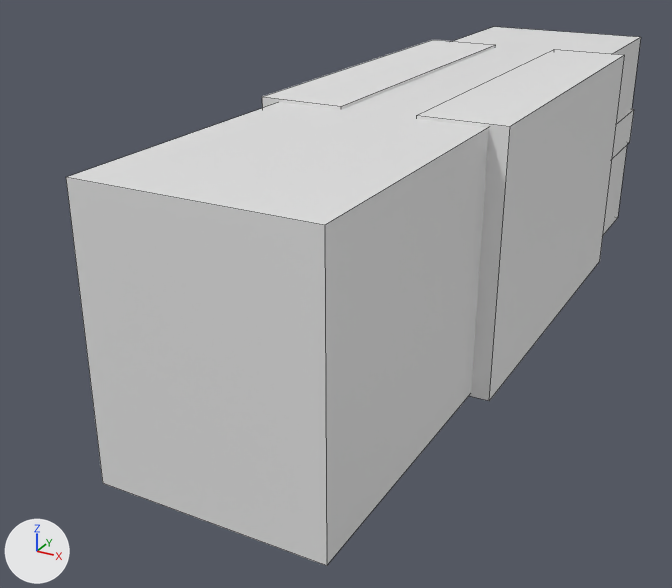
Before and after pictures for a commit that changed the Blender file Resources/Level/level3.blend.
One viewpoint serves both versions: a 50 mm camera at (34.1, -83.5, 41.1) aimed at (-7.9, -7.3, 3.0). The axes (+X, +Y, +Z) are drawn at lower left. The lights are the same throughout. Mesh edges are drawn as thin lines.

In view in the first picture: 'Cube', '立方体.002', '立方体.005', '立方体.006'.
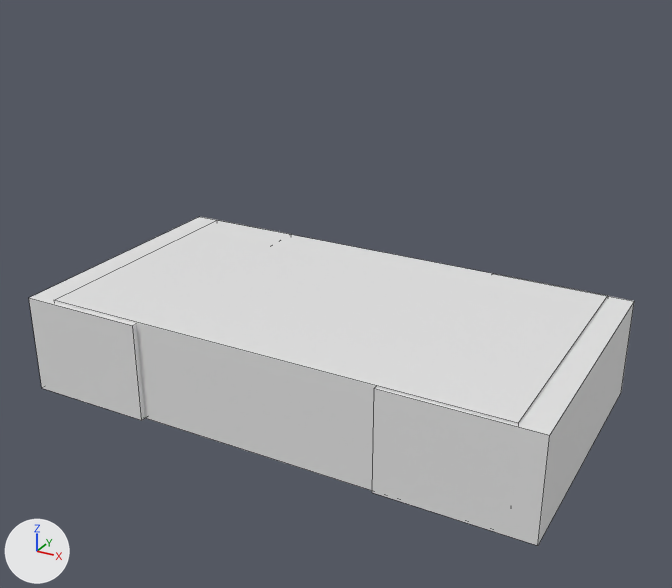
Changed parts and their boxes [x1, y1, x2, y2] in the pictures (672 x 588 px):
'Cube', moved, turned, rescaled
    before: [66, 27, 641, 566]
    after: [54, 220, 608, 491]
'立方体.005', moved, turned, rescaled
    before: [417, 49, 625, 401]
    after: [372, 296, 634, 546]
'立方体.002', moved, turned, rescaled
    before: [262, 40, 496, 110]
    after: [29, 217, 287, 420]
'立方体.006', deleted
    before: [612, 109, 634, 159]

What changed in the scene script:
```text
Change ob_cube:
    ob_cube.location: (0.0, -0.3, 11.7) -> (-1.1, -20.3, 4.6)
    ob_cube.rotation_euler: (1.571, 0.0, 3.142) -> (1.571, 0.0, 1.571)  # degrees (90, 0, 180) -> degrees (90, 0, 90)
    ob_cube.scale: (9.69, 11.9, 40.3) -> (11.7, 4.46, 20.4)
Change ob_立方体_005:
    ob_立方体_005.location: (7.5, 4.7, 11.7) -> (15.1, -20.2, 4.5)
    ob_立方体_005.rotation_euler: (0.0, 0.0, 0.0) -> (0.0, 0.0, -1.571)  # degrees (0, 0, 0) -> degrees (0, 0, -90)
    ob_立方体_005.scale: (3.97, 19.0, 12.2) -> (12.0, 6.29, 4.39)
Remove ob_立方体_006:
    ob_立方体_006 = bpy.data.objects.new('立方体.006', me_立方体_005)
    ob_立方体_006.location = (0.1, 31.6, 12.4)
    ob_立方体_006.scale = (9.89, 8.51, 2.16)
Change ob_立方体_002:
    ob_立方体_002.location: (-7.5, 4.7, 11.7) -> (-18.3, -20.2, 4.5)
    ob_立方体_002.rotation_euler: (0.0, 0.0, 0.0) -> (0.0, 0.0, -1.571)  # degrees (0, 0, 0) -> degrees (0, 0, -90)
    ob_立方体_002.scale: (3.97, 19.0, 12.2) -> (12.2, 5.68, 4.39)
```
